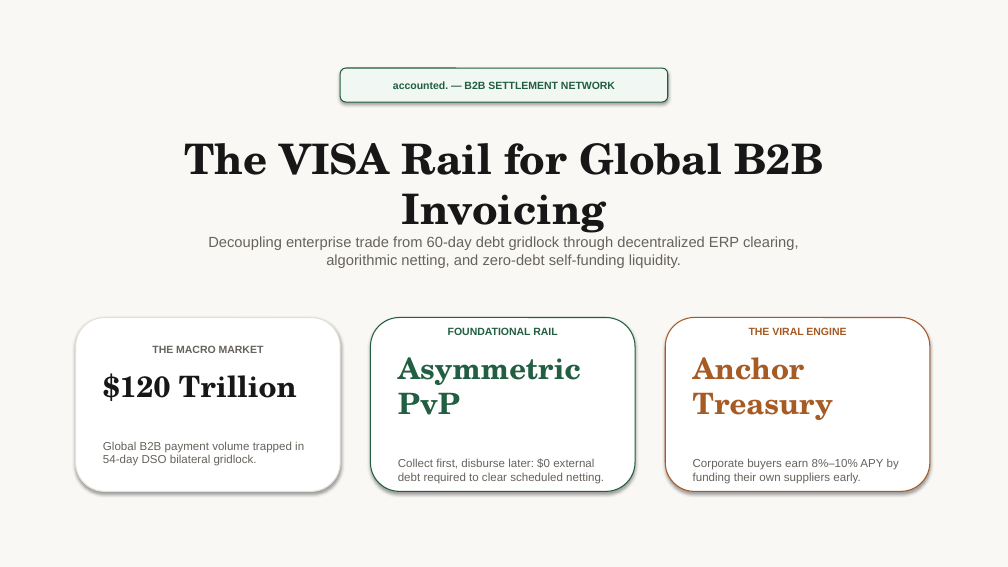
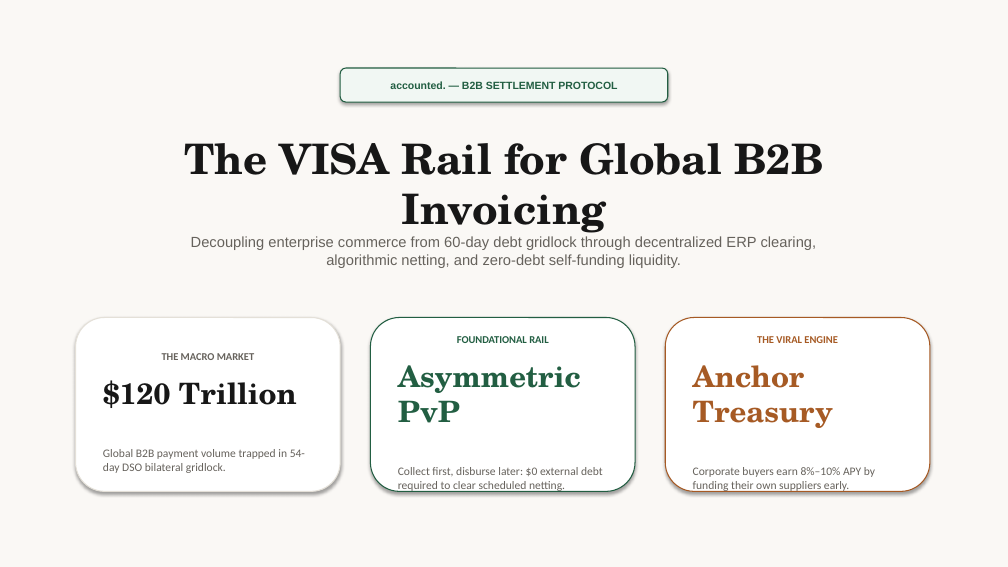
Before and after one commit to howieaccounted/accounted, a slide deck: slide 1 of public/docs/accounted_network_pitch_deck.pptx. Drawn at 1008x567 pixels with LibreOffice and Linux fonts; fonts in the diff are those of the drawing. Boxes give left, top, right and bottom in pixels: in the first picture for what was removed or moved away, otherwise in the second. Text is boxed around its words. In the diff, an @@ line names an element or a change of style, - is before the commit and + after.

```diff
--- a/public/docs/accounted_network_pitch_deck.pptx
+++ b/public/docs/accounted_network_pitch_deck.pptx
@@ text in rounded rectangle at box(390, 81, 617, 89): text changed @@
-accounted. — B2B SETTLEMENT NETWORK
+accounted. — B2B SETTLEMENT PROTOCOL
@@ text at box(191, 236, 817, 268): text changed @@
-Decoupling enterprise trade from 60-day debt gridlock through decentralized ERP clearing,
-algorithmic netting, and zero-debt self-funding liquidity.
+Decoupling enterprise commerce from 60-day debt gridlock through decentralized ERP clearing,
+algorithmic netting, and zero-debt self-funding liquidity.
@@ text in rounded rectangle at box(103, 353, 305, 473): font Arial to Calibri in "THE MACRO MARKET", "Global B2B payment volume trapped in 54-day ..." @@
@@ text in rounded rectangle at box(398, 336, 603, 492): font Arial to Calibri in "FOUNDATIONAL RAIL", "Collect first, disburse later: $0 external debt ..." @@
@@ text in rounded rectangle at box(693, 336, 875, 492): font Arial to Calibri in "THE VIRAL ENGINE", "Corporate buyers earn 8%–10% APY by funding ..." @@
```
Also in this commit, not shown: 14 other slides changed, 3 slides added, 1 slide removed, 2 other files.
